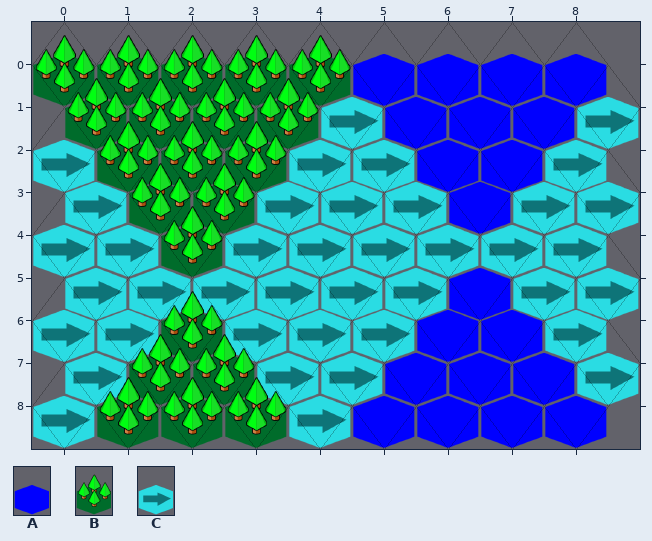
Level history. Tiled map: laughing-pancake/Resources/res/realtest2.tmx. Above is the file before it was changed.
Cells are 150x200 px. Every second row is shifted by half a cell. Shown: x 0..8, y 0..8.
Key: from "tile": A 0, B 1, C 3.
_ is an empty cell.
Layer "All" before, first column x 0:
0 BBBBBAAAA
1 BBBBCAAAC
2 CBBBCCAAC
3 CBBCCCACC
4 CCBCCCCCC
5 CCCCCCACC
6 CCBCCCAAC
7 CBBCCAAAC
8 CBBBCAAAA
After the commit:
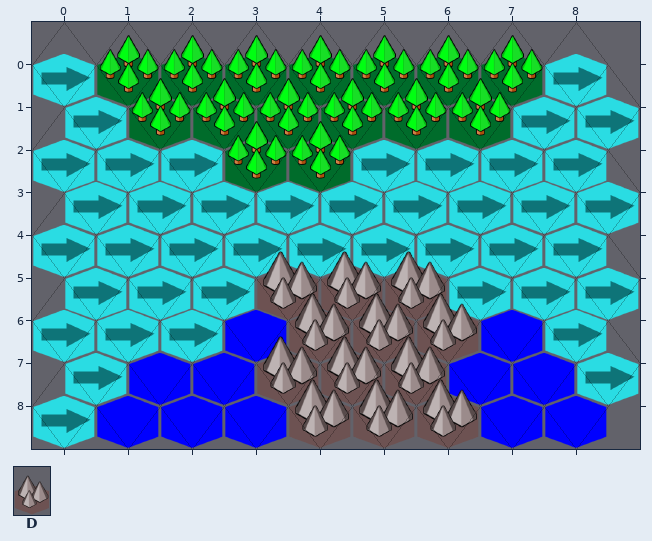
Further tiles: from "tile": D 2.
Edits made:
Layer "All":
The edit turns tile B into tile A in row 7 at x 1 to 2; in row 8 at x 1 to 3.
The edit turns tile C into tile A in row 6 at x 3.
The edit turns tile A into tile B in row 0 at x 5 to 7; in row 1 at x 5 to 6.
The edit turns tile C into tile B in rows 1 to 2 at x 4.
The edit turns tile A into tile C in row 0 at x 8; in row 1 at x 7; in row 2 at x 6 to 7; in row 3 at x 6; in row 5 at x 6.
The edit turns tile B into tile C in rows 0 to 1 at x 0; in rows 2 to 3 at x 1 to 2; in row 4 at x 2; in row 6 at x 2.
The edit turns tile A into tile D in row 6 at x 6; in row 7 at x 5; in row 8 at x 5 to 6.
The edit turns tile C into tile D in row 5 at x 3 to 5; in row 6 at x 4 to 5; in row 7 at x 3 to 4; in row 8 at x 4.
